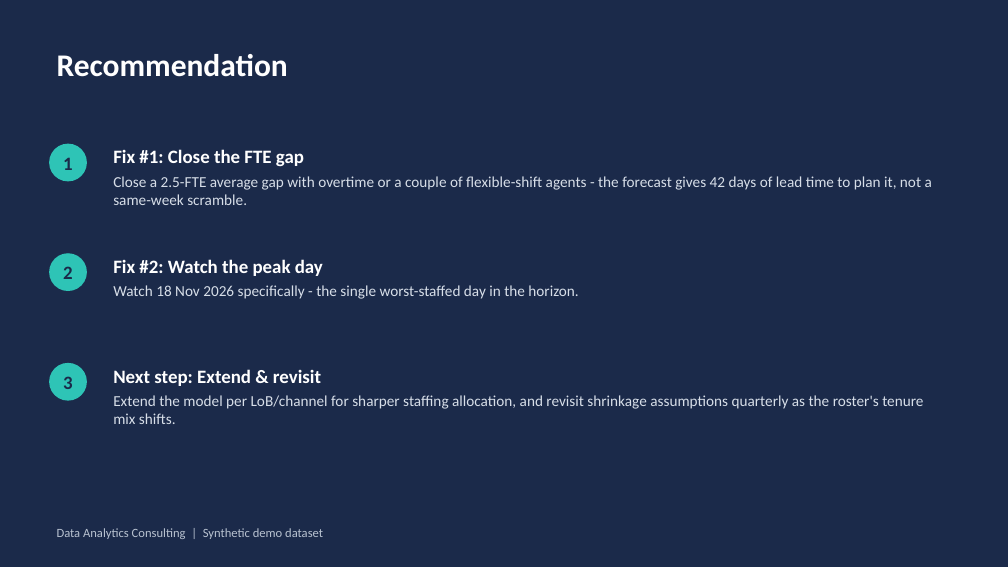
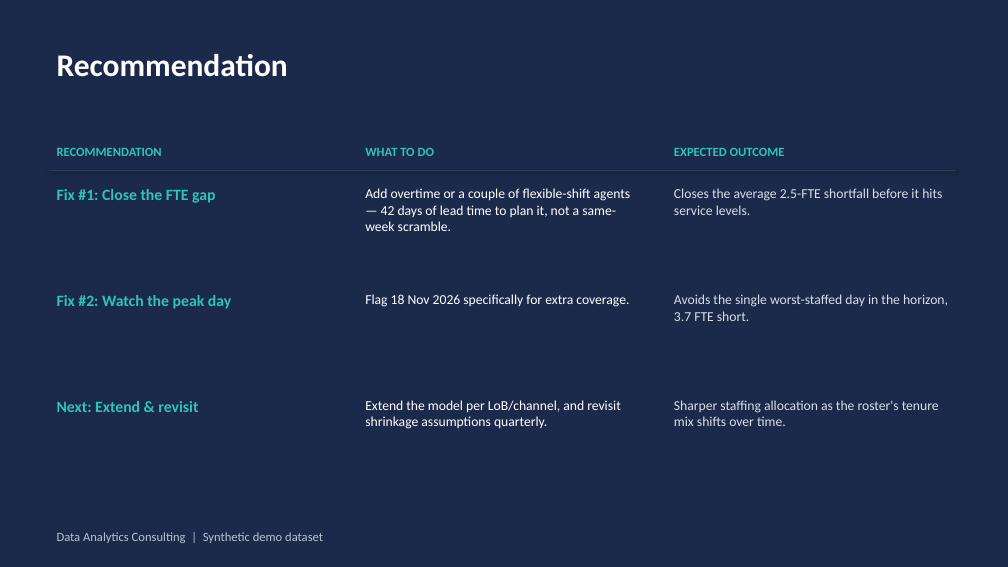
Before and after one commit to rameshpennam/ds-use-cases, a slide deck: slide 6 of usecase2_demand_forecasting/final_output/usecase2_forecast_summary.pptx. Drawn at 1008x567 pixels with LibreOffice and Linux fonts; fonts in the diff are those of the drawing. Boxes give left, top, right and bottom in pixels: in the first picture for what was removed or moved away, otherwise in the second. Text is boxed around its words. In the diff, an @@ line names an element or a change of style, - is before the commit and + after.

```diff
--- a/usecase2_demand_forecasting/final_output/usecase2_forecast_summary.pptx
+++ b/usecase2_demand_forecasting/final_output/usecase2_forecast_summary.pptx
@@ ellipse removed at (x1=49, y1=144, x2=87, y2=181) @@
-1
@@ text added at (x1=57, y1=148, x2=162, y2=156), 12 pt, text #2EC4B6, bold @@
+RECOMMENDATION
@@ text added at (x1=365, y1=148, x2=434, y2=156), 12 pt, text #2EC4B6, bold @@
+WHAT TO DO
@@ text added at (x1=674, y1=148, x2=785, y2=156), 12 pt, text #2EC4B6, bold @@
+EXPECTED OUTCOME
@@ line added from (49, 170) to (957, 170), #2B3C5E 1 pt @@
@@ text added at (x1=57, y1=189, x2=215, y2=203), 15 pt, text #2EC4B6, bold @@
+Fix #1: Close the FTE gap
@@ text at (x1=365, y1=188, x2=631, y2=231): text changed; size 14.5 to 13 pt; text colour #D7DEE8 to #FFFFFF @@
-Fix #1: Close the FTE gap
-Close a 2.5-FTE average gap with overtime or a couple of flexible-shift agents - the forecast gives 42 days of lead time to plan it, not a same-week scramble.
+Add overtime or a couple of flexible-shift agents — 42 days of lead time to plan it, not a same-week scramble.
@@ text added at (x1=674, y1=188, x2=942, y2=215), 13 pt, text #D7DEE8 @@
+Closes the average 2.5-FTE shortfall before it hits service levels.
@@ ellipse removed at (x1=49, y1=253, x2=87, y2=291) @@
-2
@@ text added at (x1=57, y1=295, x2=231, y2=309), 15 pt, text #2EC4B6, bold @@
+Fix #2: Watch the peak day
@@ text added at (x1=365, y1=294, x2=629, y2=307), 13 pt, text #FFFFFF @@
+Flag 18 Nov 2026 specifically for extra coverage.
@@ text at (x1=674, y1=294, x2=948, y2=321): text changed; size 14.5 to 13 pt @@
-Fix #2: Watch the peak day
-Watch 18 Nov 2026 specifically - the single worst-staffed day in the horizon.
+Avoids the single worst-staffed day in the horizon, 3.7 FTE short.
@@ ellipse removed at (x1=49, y1=363, x2=87, y2=401) @@
-3
@@ text added at (x1=57, y1=401, x2=198, y2=412), 15 pt, text #2EC4B6, bold @@
+Next: Extend & revisit
@@ text at (x1=365, y1=400, x2=621, y2=429): text changed; size 14.5 to 13 pt; text colour #D7DEE8 to #FFFFFF @@
-Next step: Extend & revisit
-Extend the model per LoB/channel for sharper staffing allocation, and revisit shrinkage assumptions quarterly as the roster's tenure mix shifts.
+Extend the model per LoB/channel, and revisit shrinkage assumptions quarterly.
@@ text added at (x1=674, y1=400, x2=939, y2=426), 13 pt, text #D7DEE8 @@
+Sharper staffing allocation as the roster's tenure mix shifts over time.
@@ text "Data Analytics Consulting | Synthetic ..." moved from (x1=57, y1=528, x2=323, y2=539) to (x1=57, y1=532, x2=323, y2=543) @@
```
Also in this commit, not shown: 2 other slides changed, 1 slide added, 1 slide removed, 3 other files.
